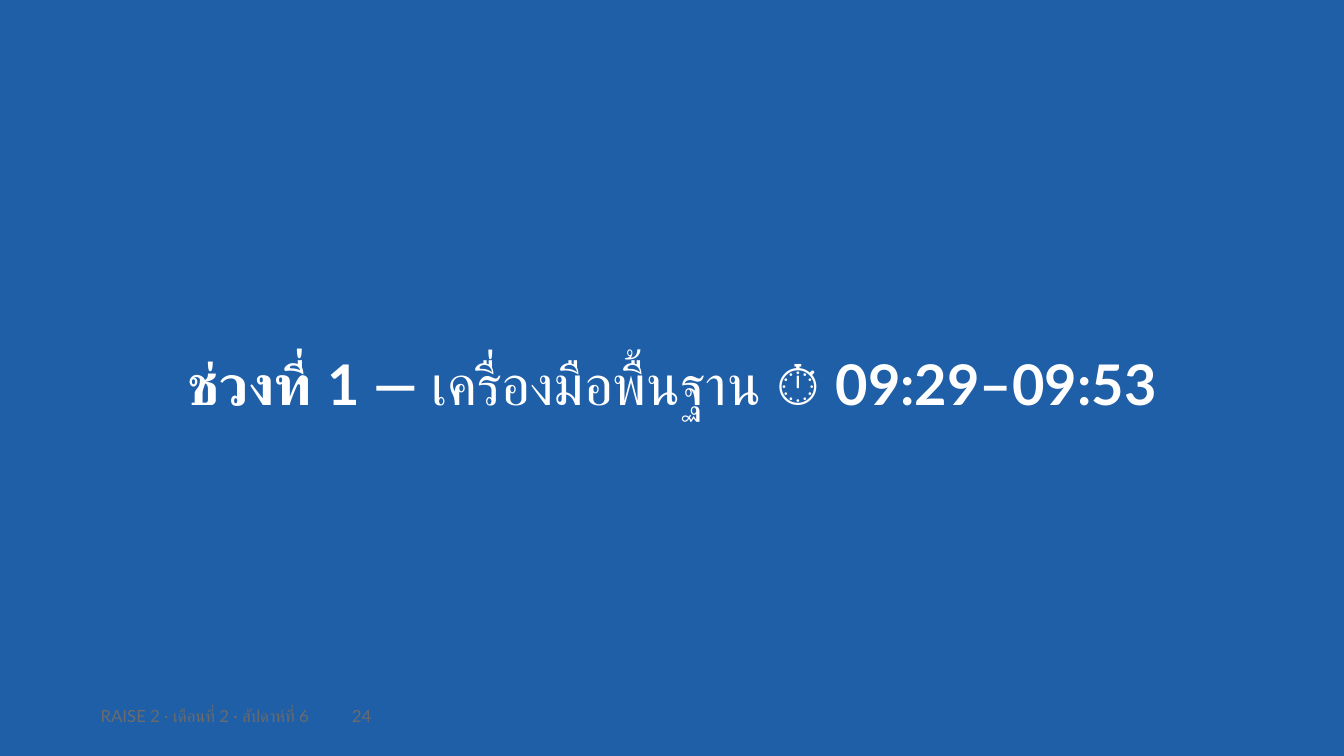
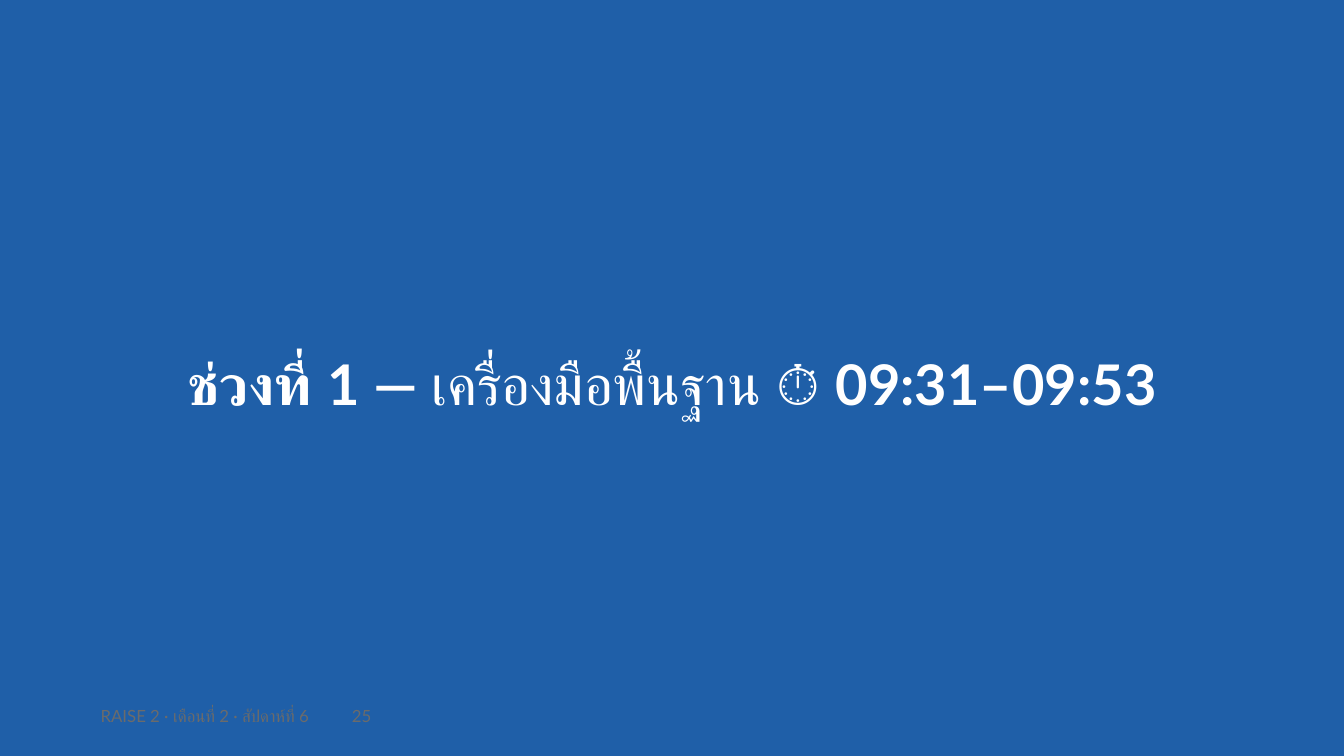
Before and after one commit to cnacha-mfu/raise2-module2, a slide deck: slide 25 of materials/week6/w6-slides.pptx (slide 24 before the commit). Drawn at 1344x756 pixels with LibreOffice and Linux fonts; fonts in the diff are those of the drawing. Boxes give left, top, right and bottom in pixels: in the first picture for what was removed or moved away, otherwise in the second. Text is boxed around its words. In the diff, an @@ line names an element or a change of style, - is before the commit and + after.

```diff
--- a/materials/week6/w6-slides.pptx
+++ b/materials/week6/w6-slides.pptx
@@ text at [187,361,1157,420]: text changed @@
-ช่วงที่ 1 — เครื่องมือพื้นฐาน ⏱ 09:29–09:53
+ช่วงที่ 1 — เครื่องมือพื้นฐาน ⏱ 09:31–09:53
```
Also in this commit, not shown: 67 other slides changed, 1 slide added, 4 other files.
